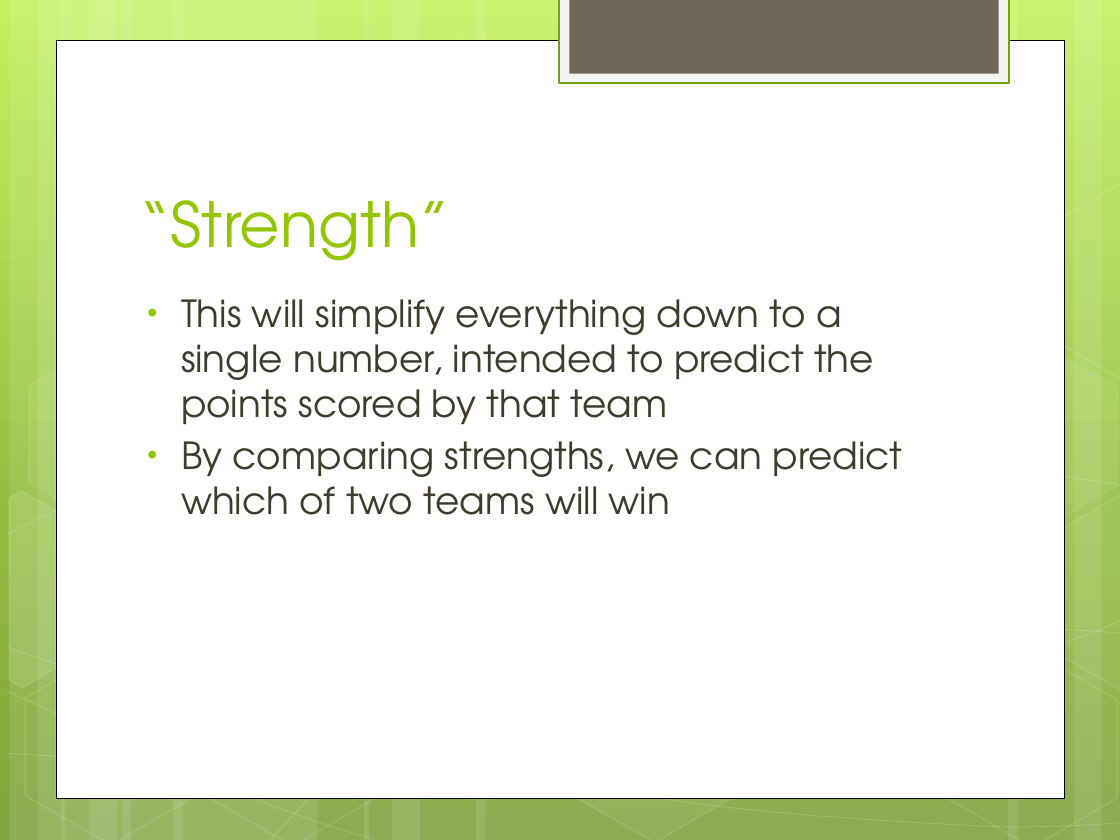
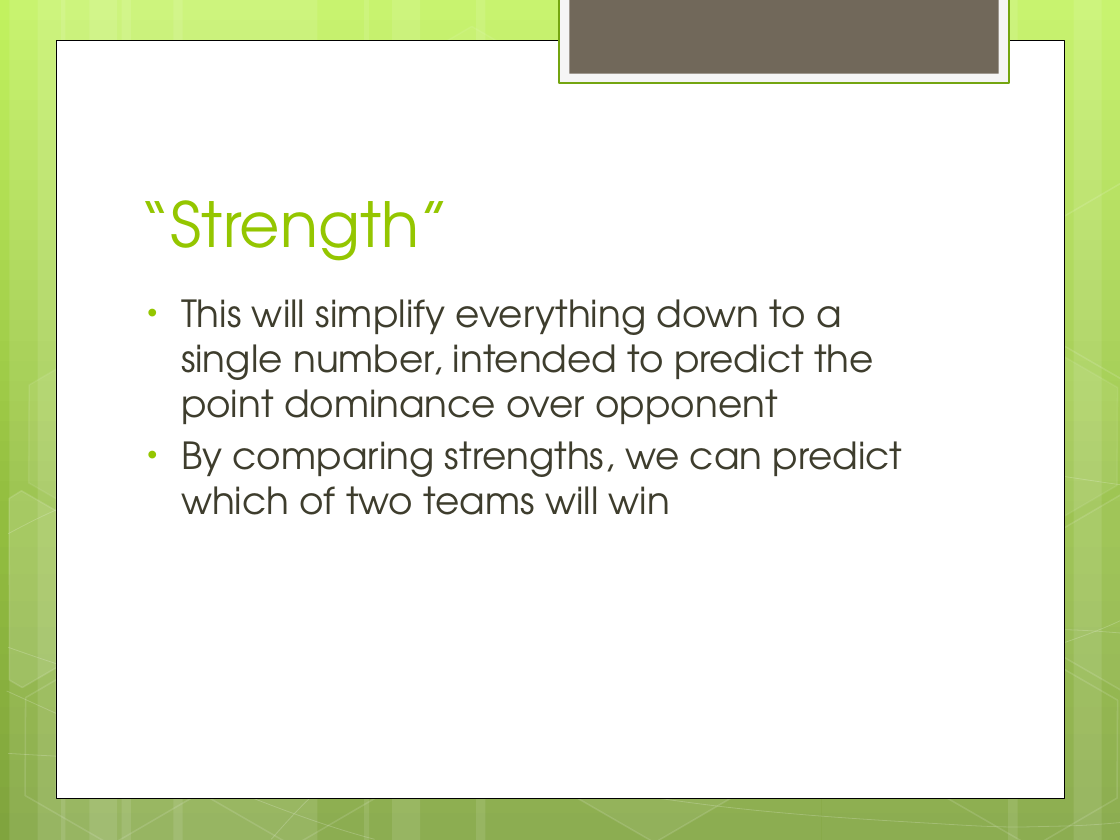
Before and after one commit to trceniviva/Rugby, a slide deck: slide 16 of DataScienceProject.pptx. Drawn at 1120x840 pixels with LibreOffice and Linux fonts; fonts in the diff are those of the drawing. Boxes give left, top, right and bottom in pixels: in the first picture for what was removed or moved away, otherwise in the second. Text is boxed around its words. In the diff, an @@ line names an element or a change of style, - is before the commit and + after.

Commit message:
updated_presentation

```diff
--- a/DataScienceProject.pptx
+++ b/DataScienceProject.pptx
@@ text at <box>181,299,874,424</box>: text changed @@
-• This will simplify everything down to a single number, intended to predict the points scored by that team
+• This will simplify everything down to a single number, intended to predict the point dominance over opponent
```
Also in this commit, not shown: 3 other slides changed, 2 other files.
